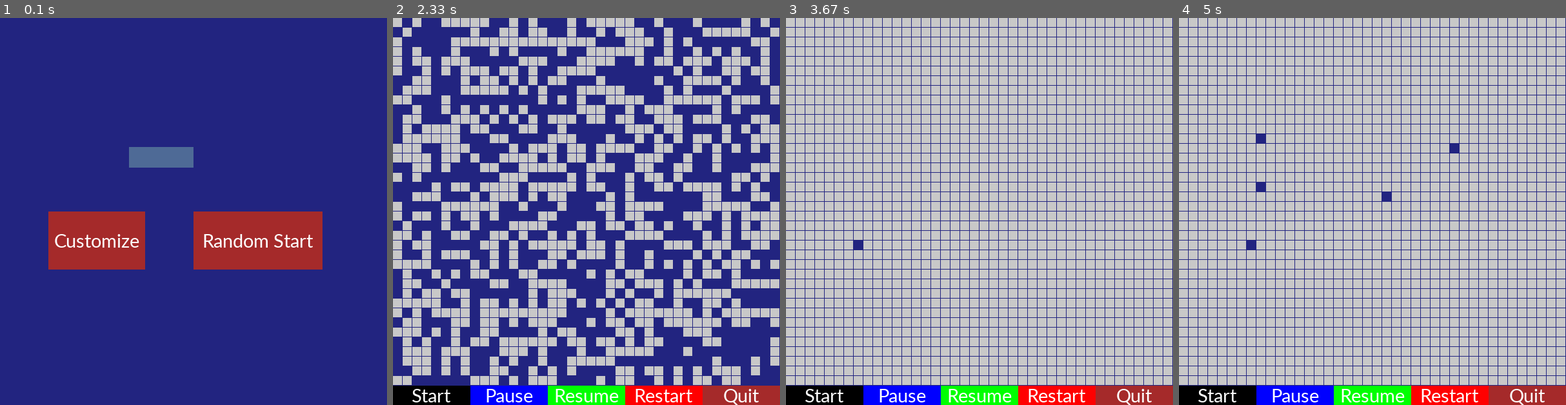
Above: before the commit, frames 1-4 (left to right).
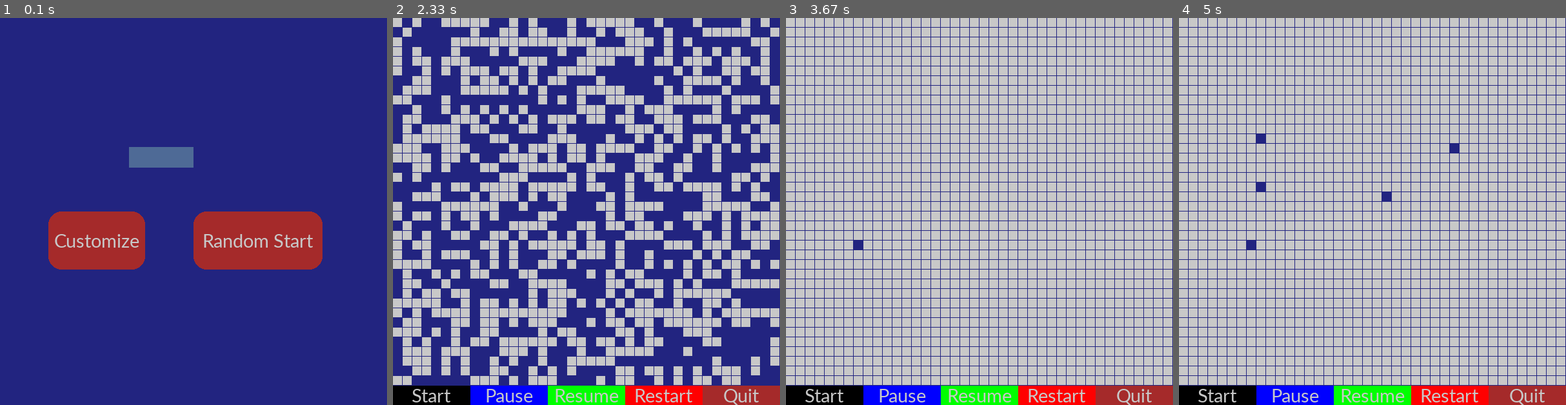
Above: after the commit, the same moments.

Repository: Tesfa-eth/Conways-Game-of-Life
Game: pygame game, started from conways_game_of_life_improved/game.py
The game is run twice, just before and just after one commit, with the same random seed, the same clock (stepped at 60 frames per second) and the same inputs.
Inputs (mouse positions are in pixels of both pictures, inside the frame that each line leads up to):
- Up to frame 1 (0.1 s): no input
- Up to frame 2 (2.33 s): click "Customize" at 0.38 s; click "Start" at 0.72 s; click (652, 242) at 1.05 s; click "Restart" at 1.38 s; tap Enter at 1.67 s; click (590, 250) at 2.05 s
- Up to frame 3 (3.67 s): click "Restart" at 2.38 s; click (948, 157) at 2.72 s; click (1080, 176) at 3.05 s; click (855, 250) at 3.38 s
- Up to frame 4 (5 s): click (1453, 141) at 3.72 s; click (1260, 137) at 4.05 s; click (1387, 196) at 4.38 s; click (1260, 188) at 4.72 s

The runs differ from the first frame. In frame 1, 0.7% of the frame differs, in the area x 12-84%, y 50-65%; in frame 2, 0.7%; in frame 3, 0.7%; in frame 4, 0.7%.

Commit message:
Custom buttons
Renewed button class was added.

Diff:
--- a/conways_game_of_life_improved/button.py
+++ b/conways_game_of_life_improved/button.py
@@ -3,6 +3,45 @@
 '''
 import pygame
 
+class Button():
+    def __init__(self, button_color, text_color, rect_corner, x, y, width, height, text = ' '):
+        self.button_color = button_color
+        self.text_color = text_color
+        self.rect_corner = rect_corner #int
+        self.x = x #int
+        self.y = y #int
+        self.width = width #int
+        self.height = height #int
+        self.text = text #string
+
+
+    def draw_rect(self, surface):
+
+        #white_color = (255, 255, 255)
+
+        pygame.draw.rect(surface, self.button_color, (self.x, self.y, self.width, self.height), 0, self.rect_corner)
+
+        if self.text != ' ':
+            letter_font = pygame.font.SysFont('Corbel', 33) #fonts for the button
+            text = letter_font.render(self.text, True, self.text_color)
+            surface.blit(text, (self.x + (self.width/2 - text.get_width()/2), self.y + (self.height/2 - text.get_height()/2)))
+
+    def mouse_over(self, mouse_position):
+        #mouse_position = pygame.mouse.get()
+        if mouse_position[0] > self.x and mouse_position[0] < self.x + self.width:
+            if mouse_position[1] > self.y and mouse_position[1] < self.y + self. height:
+                return True
+        return False
+
+    def pause_game():
+
+        while event in pygame.event.get():
+
+            if event.type == pygame.QUIT:
+                pygame.quit()
+                quit()
+
+'''
 class Button():
     def __init__(self, color, x, y, width, height, text = ' '):
         self.color = color
@@ -37,3 +76,4 @@
             if event.type == pygame.QUIT:
                 pygame.quit()
                 quit()
+'''
--- a/conways_game_of_life_improved/game.py
+++ b/conways_game_of_life_improved/game.py
@@ -155,27 +155,27 @@
 
 
     #Termination Button
-    pause_button = Button('blue', btn_location_w-(btn_width*3), btn_location_h, btn_width, btn_height, 'Pause') #create quit button
+    pause_button = Button('blue', WHITE, 0, btn_location_w-(btn_width*3), btn_location_h, btn_width, btn_height, 'Pause') #create quit button
     #stop_button.draw_rect(SCREEN)
 
     #Pause Button
-    resume_button = Button('green', btn_location_w-(btn_width*2), btn_location_h, btn_width, btn_height, 'Resume')
+    resume_button = Button('green',WHITE, 0, btn_location_w-(btn_width*2), btn_location_h, btn_width, btn_height, 'Resume')
 
     #Restart Button
     # color, x, y, width, height
-    restart_button = Button('red', btn_location_w-(btn_width*1), btn_location_h, btn_width, btn_height, 'Restart')
+    restart_button = Button('red',WHITE, 0, btn_location_w-(btn_width*1), btn_location_h, btn_width, btn_height, 'Restart')
 
     #Quit
-    quit_button = Button('brown', btn_location_w-(btn_width*0), btn_location_h, btn_width, btn_height, 'Quit')
+    quit_button = Button('brown',WHITE, 0, btn_location_w-(btn_width*0), btn_location_h, btn_width, btn_height, 'Quit')
 
     #Start    btn_location_w-(btn_width*4) gives us the exact location of the buttons
-    start_button = Button('black', btn_location_w-(btn_width*4), btn_location_h, btn_width, btn_height, 'Start')
+    start_button = Button('black', WHITE, 0, btn_location_w-(btn_width*4), btn_location_h, btn_width, btn_height, 'Start')
 
     #Random start
-    random_button = Button('brown', WINDOW_WIDTH//2, WINDOW_HEIGHT//2, WINDOW_WIDTH//3, 90, 'Random Start')
+    random_button = Button('brown', WHITE, 20, WINDOW_WIDTH//2, WINDOW_HEIGHT//2, WINDOW_WIDTH//3, 90, 'Random Start')
 
     #Glider
-    customize_button = Button('brown',WINDOW_WIDTH//8, WINDOW_HEIGHT//2, WINDOW_WIDTH//4, 90, 'Customize')
+    customize_button = Button('brown', WHITE, 20,WINDOW_WIDTH//8, WINDOW_HEIGHT//2, WINDOW_WIDTH//4, 90, 'Customize')
 
     import time
     pause = False
